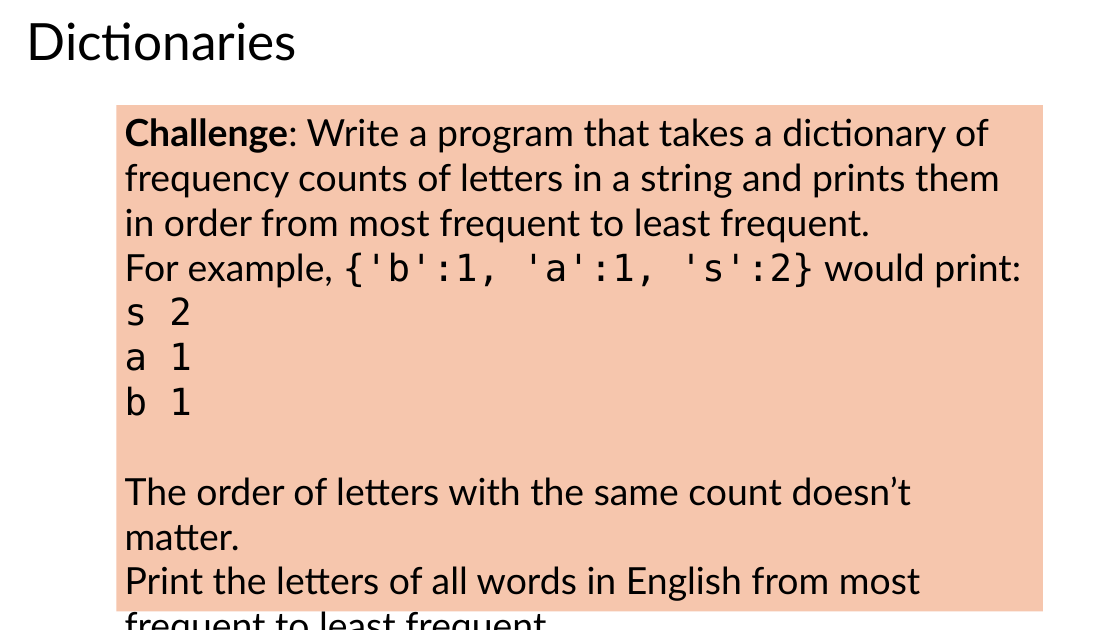
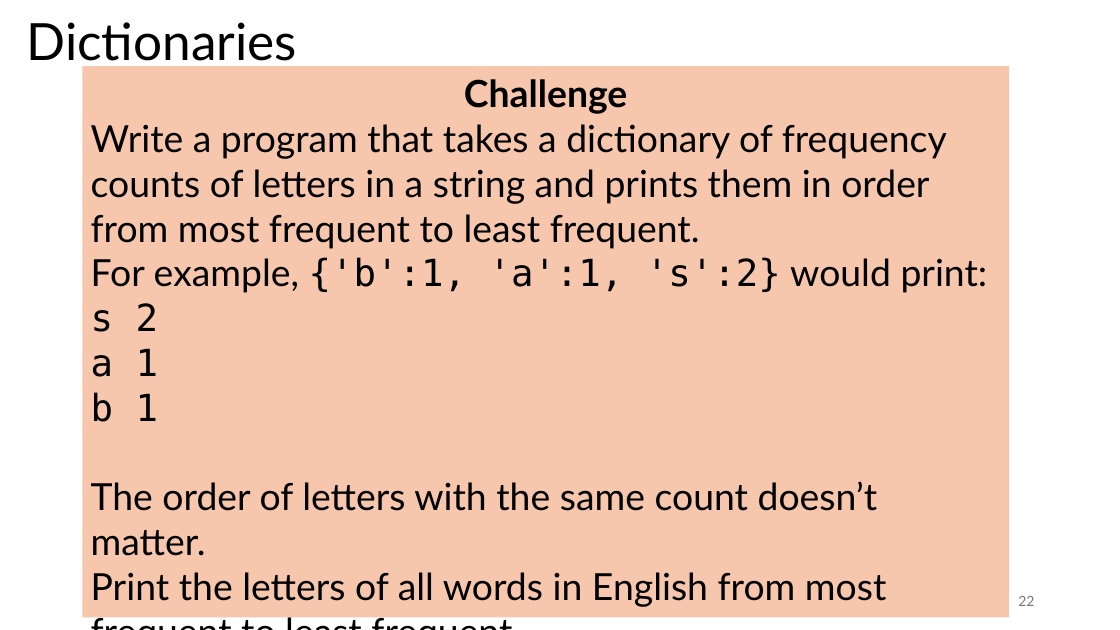
Before and after one commit to tjd1234/cmpt120fall2024, a slide deck: slide 22 of lecture_notes/chapter10/chapter10.pptx (slide 21 before the commit). Drawn at 1120x630 pixels with LibreOffice and Linux fonts; fonts in the diff are those of the drawing. Boxes give left, top, right and bottom in pixels: in the first picture for what was removed or moved away, otherwise in the second. Text is boxed around its words. In the diff, an @@ line names an element or a change of style, - is before the commit and + after.

```diff
--- a/lecture_notes/chapter10/chapter10.pptx
+++ b/lecture_notes/chapter10/chapter10.pptx
@@ rectangle "Challenge": place and size @@
-rectangle "Challenge" at [116, 105, 1043, 611]
+rectangle "Challenge" at [82, 66, 1009, 618]
@@ text in rectangle at [91, 79, 988, 293]: text changed @@
-Challenge: Write a program that takes a dictionary of frequency counts of letters in a string and prints them in order from most frequent to least frequent.
-For example, {'b':1, 'a':1, 's':2} would print:
+Challenge
+Write a program that takes a dictionary of frequency counts of letters in a string and prints them in order from most frequent to least frequent.
+For example, {'b':1, 'a':1, 's':2} would print:
@@ page number added at [1018, 596, 1034, 606], 12 pt, text #797979 @@
+22
```
Also in this commit, not shown: 9 other slides changed, 1 slide added, 12 other files.
